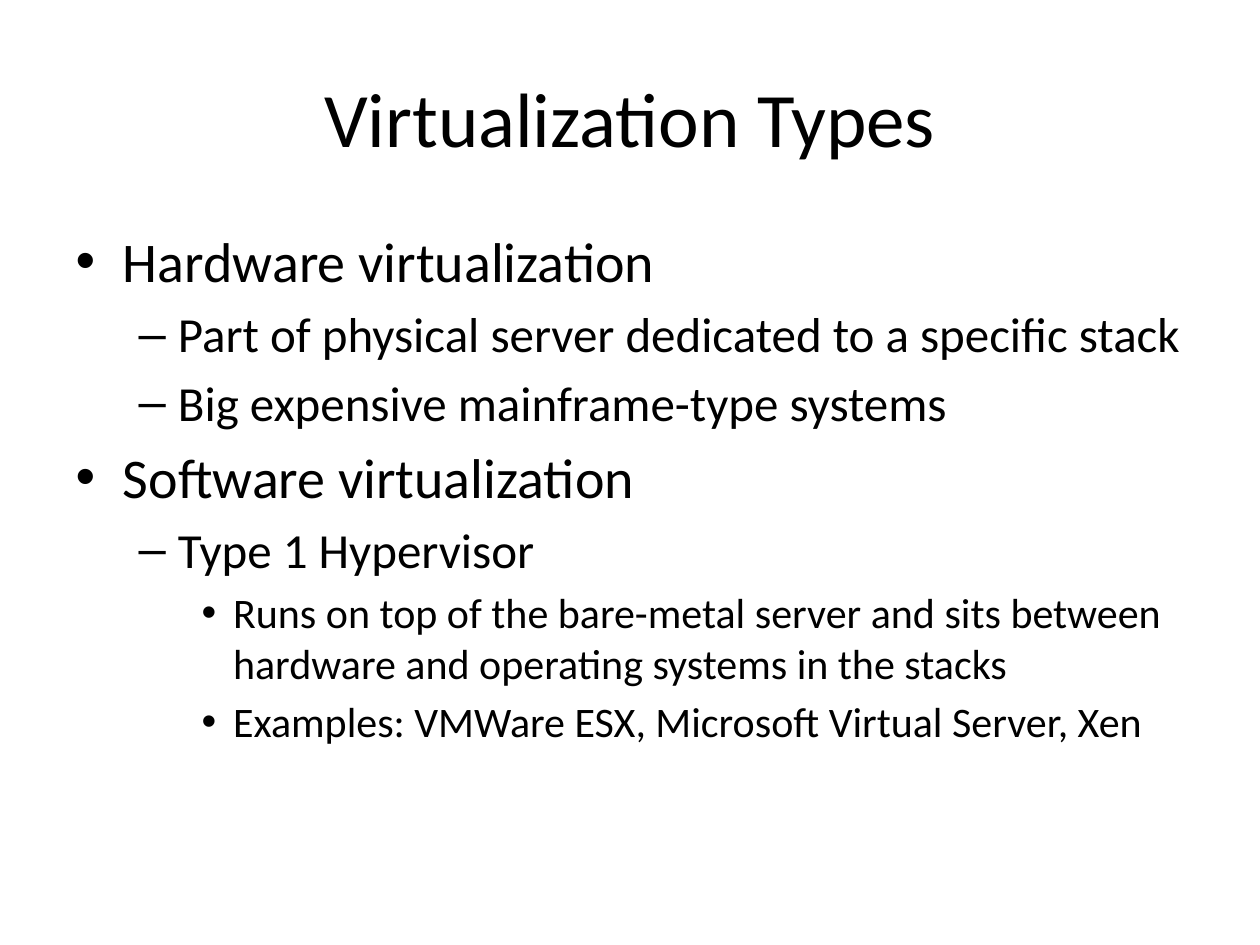
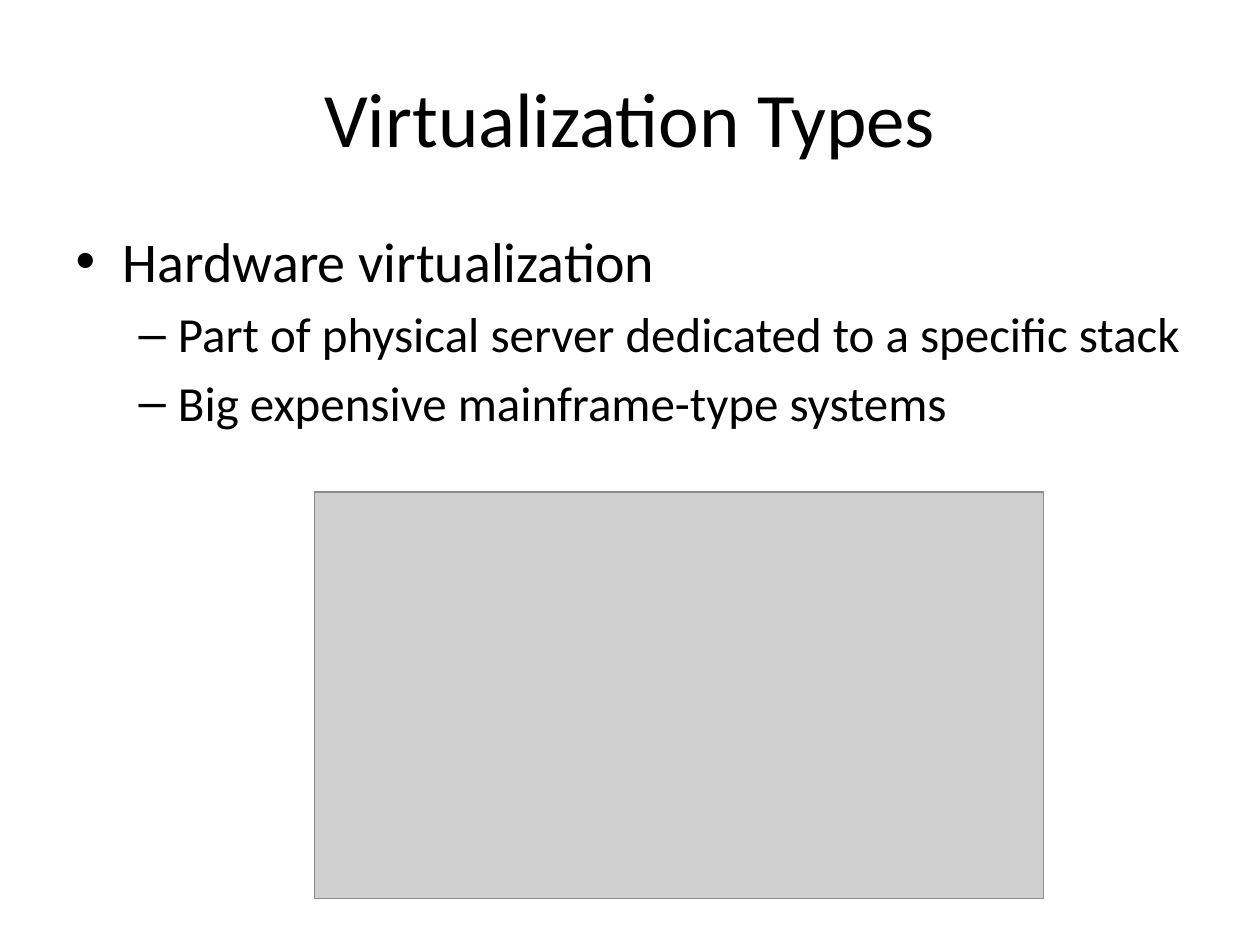
Before and after one commit to jasondbaker/infrastructure-class, a slide deck: slide 37 of lectures/infrastructure-week-3.pptx. Drawn at 1260x945 pixels with LibreOffice and Linux fonts; fonts in the diff are those of the drawing; grey boxes stand for pictures. Boxes give left, top, right and bottom in pixels: in the first picture for what was removed or moved away, otherwise in the second. Text is boxed around its words. In the diff, an @@ line names an element or a change of style, - is before the commit and + after.

```diff
--- a/lectures/infrastructure-week-3.pptx
+++ b/lectures/infrastructure-week-3.pptx
@@ text at (123,459,1161,744): paragraphs removed @@
-• Software virtualization
-  – Type 1 Hypervisor
-    • Runs on top of the bare-metal server and sits between hardware and operating systems in the stacks
-    • Examples: VMWare ESX, Microsoft Virtual Server, Xen
@@ picture added at (314,491,1043,898) @@
```
Also in this commit, not shown: 10 other slides changed, 1 slide added, 2 other files.
